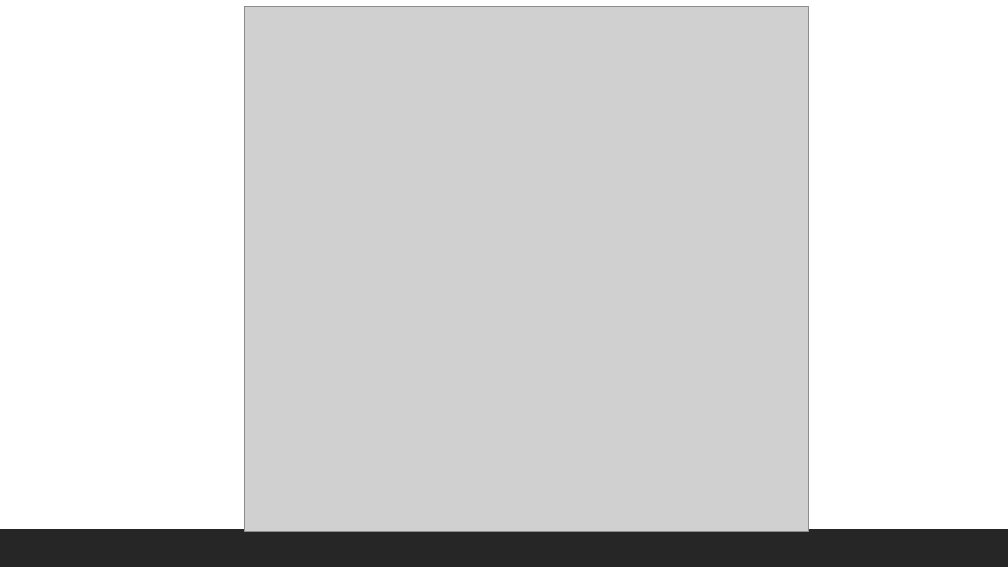
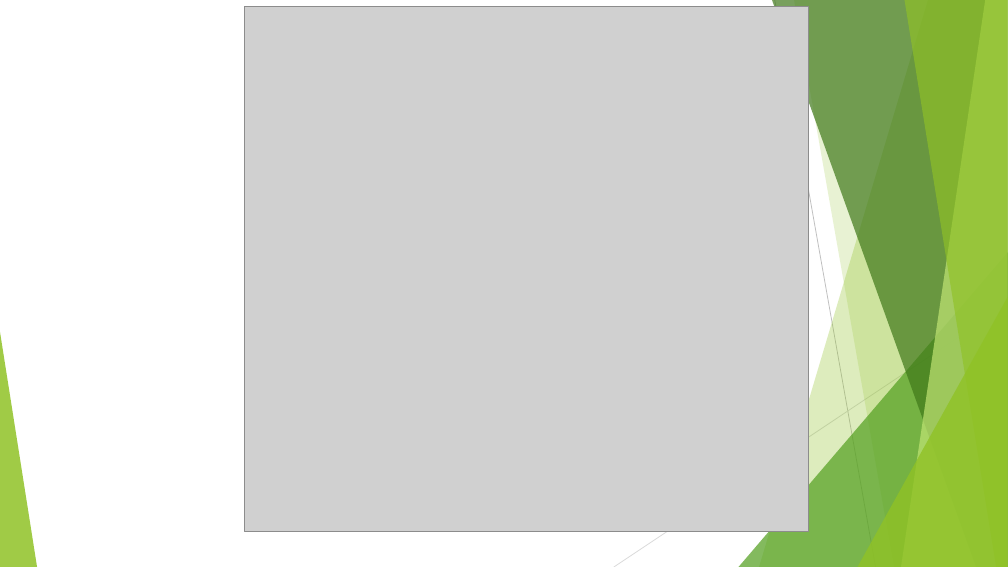
Before and after one commit to subash-s-acharya/UXDesignClass, a slide deck: slide 5 of Presentation/Accessibility For Digital Content & Services.pptx. Drawn at 1008x567 pixels with LibreOffice and Linux fonts; fonts in the diff are those of the drawing; grey boxes stand for pictures. Boxes give left, top, right and bottom in pixels: in the first picture for what was removed or moved away, otherwise in the second. Text is boxed around its words. In the diff, an @@ line names an element or a change of style, - is before the commit and + after.

```diff
--- a/Presentation/Accessibility For Digital Content & Services.pptx
+++ b/Presentation/Accessibility For Digital Content & Services.pptx
@@ group added at [0,0,1008,567]: 5 freeform shapes, 3 triangles, 2 lines @@
@@ rectangle removed at [0,529,1008,567] @@
```
Also in this commit, not shown: 8 other slides changed, 1 slide added, 1 other file.
